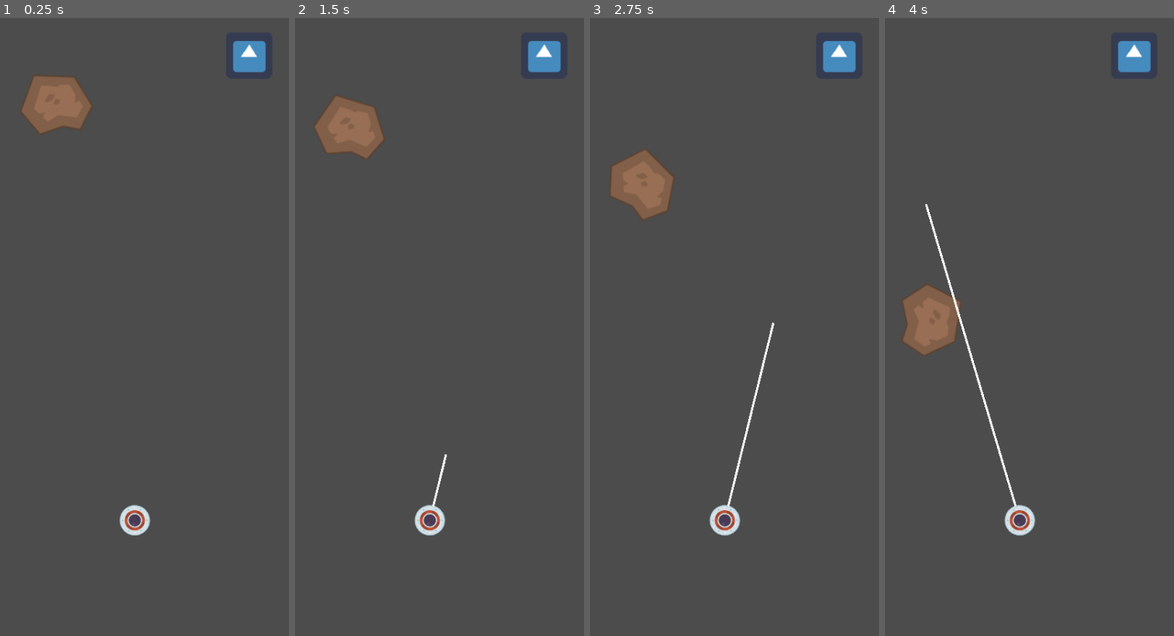
Above: before the commit, frames 1-4 (left to right).
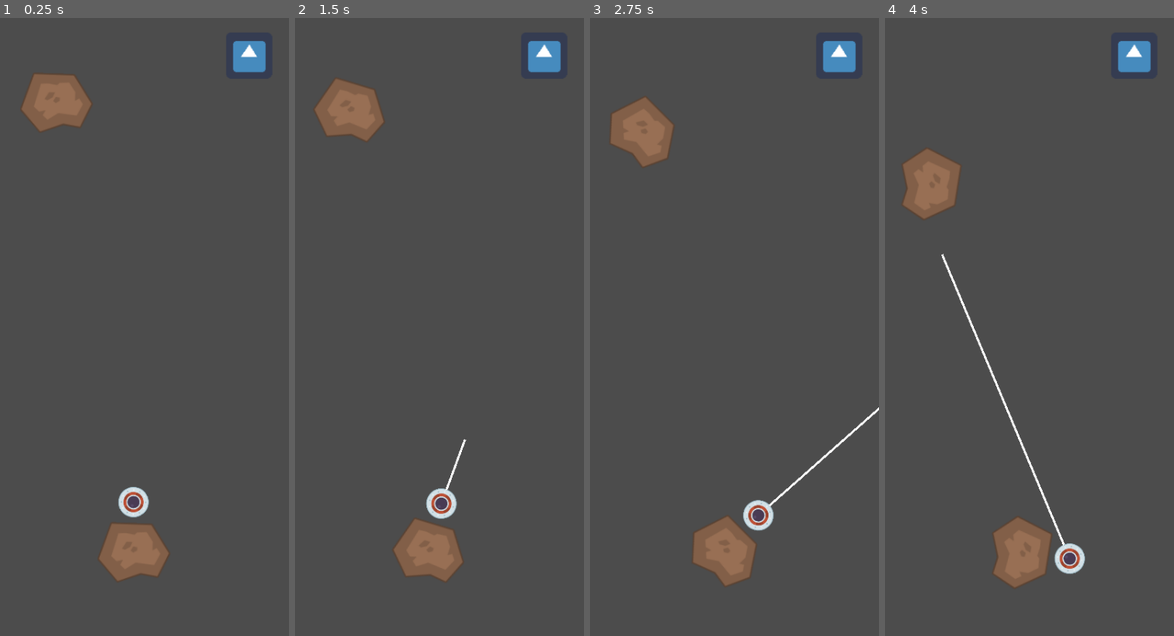
Above: after the commit, the same moments.

Repository: brendankhoury/To-the-moon-and-hack
Game: Godot game, scene res://Src/Main.tscn
Same seed, same stepped clock (60 frames per second), same inputs: the game is played once before the commit and once after it. The engine's default icon, where the game draws it, is replaced by a stand-in: a white triangle on a blue panel in a dark square.
Inputs (mouse positions are in pixels of both pictures, inside the frame that each line leads up to):
- Up to frame 1 (0.25 s): no input
- Up to frame 2 (1.5 s): click (543, 55) at 0.5 s; click (543, 55) at 1.25 s
- Up to frame 3 (2.75 s): click (838, 55) at 2 s
- Up to frame 4 (4 s): tap Enter at 2.75 s; move the mouse to (1093, 296) at 2.77 s; hold Space (tap) 2.78-3.53 s; move the mouse to (971, 357) at 3.52 s; tap Space (tap) at 3.6 s

The runs differ from the first frame. In frame 1, 2.3% of the frame differs, in the area x 7-59%, y 9-92%; in frame 2, 3.6%; in frame 3, 5.8%; in frame 4, 6.5%, in the area x 6-70%, y 21-93%.

Commit message:
stupid committ

Diff:
--- a/Src/Actors/Asteroid.tscn
+++ b/Src/Actors/Asteroid.tscn
@@ -6,6 +6,7 @@
 [node name="Asteroid" type="RigidBody2D"]
 collision_layer = 2
 collision_mask = 2
+gravity_scale = 0.0
 can_sleep = false
 script = ExtResource( 2 )
 
--- a/Src/Actors/Player.gd
+++ b/Src/Actors/Player.gd
@@ -28,7 +28,10 @@
 	var raycast = get_node("GrappleDetection")
 
 	raycast.set_cast_to(length*mouse_dir)
-	grapple_collided = raycast.is_colliding()
+	if raycast.is_colliding() and raycast.get_collider() == get_parent():
+		is_grappling = false
+	else:
+		grapple_collided = raycast.is_colliding()
 	if grapple_collided:
 		asteroid = raycast.get_collider()
 		collision_point = asteroid.to_local(raycast.get_collision_point())
@@ -57,8 +60,10 @@
 func _physics_process(delta: float) -> void:
 	var raycast = get_node("GrappleDetection")
 
-	if grapple_length == MIN_GRAPPLE_LENGTH and Input.is_action_pressed("tap"):
-		mouse_dir = to_local(get_global_mouse_position()).normalized()
+	if !grapple_collided:
+		#raycast and snap and rotate mouse_dir
+		pass
+
 
 	if Input.is_action_just_released("tap"):
 		mouse_dir = to_local(get_global_mouse_position()).normalized()
@@ -87,6 +92,8 @@
 		grapple_length -= grapple_speed * delta
 		if grapple_length < MIN_GRAPPLE_LENGTH:
 			grapple_length = MIN_GRAPPLE_LENGTH
+	elif Input.is_action_pressed("tap"):
+		mouse_dir = to_local(get_global_mouse_position()).normalized()
 
 func _on_asteroid_entered(body: Node) -> void:
 	if  asteroid == body:
@@ -97,3 +104,4 @@
 			self.get_parent().remove_child(self)
 		body.add_child(self)
 		set_global_position(previous_global_position)
+		rotate(-get_parent().rotation_speed)
--- a/Src/Main.tscn
+++ b/Src/Main.tscn
@@ -39,8 +39,12 @@
 [node name="Asteroid" parent="." instance=ExtResource( 1 )]
 position = Vector2( -82.8822, -303.322 )
 
-[node name="Player" parent="." instance=ExtResource( 2 )]
-position = Vector2( 24.9455, 274.397 )
+[node name="StartAstroid" parent="." instance=ExtResource( 1 )]
+position = Vector2( 24.0416, 319.612 )
+move_speed = 0
+
+[node name="Player" parent="StartAstroid" instance=ExtResource( 2 )]
+position = Vector2( -3.41815, -70.3212 )
 rotation = 2.60229
 
 [node name="AsteroidPath" type="Path2D" parent="."]
@@ -52,7 +56,6 @@
 
 [node name="AsteroidSpawnTimer" type="Timer" parent="."]
 wait_time = 3.134
-autostart = true
 
 [node name="TextureButton" type="TextureButton" parent="."]
 pause_mode = 2
